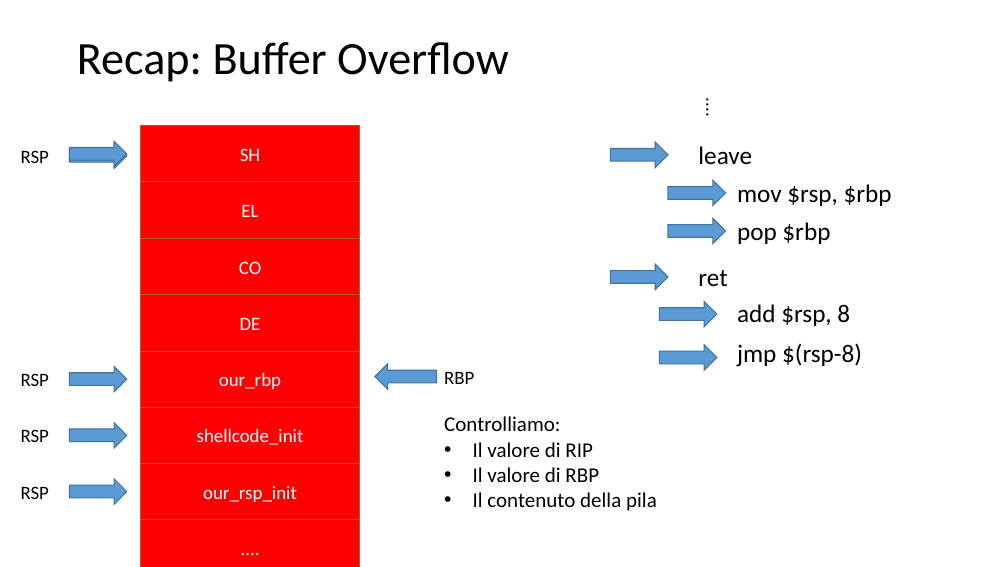
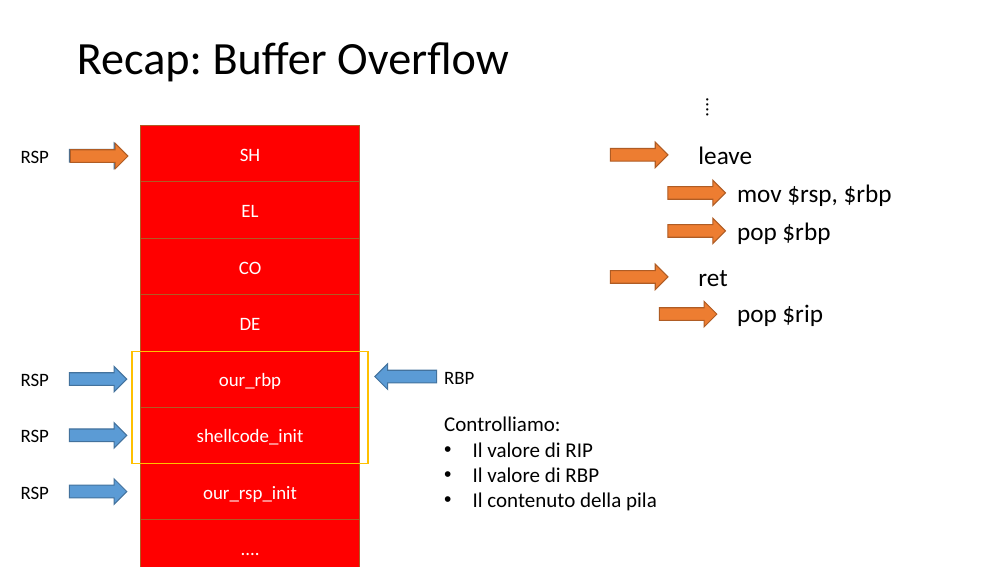
Before and after one commit to galatolofederico/rop-ret2libc, a slide deck: slide 4 of slides.pptx. Drawn at 1008x567 pixels with LibreOffice and Linux fonts; fonts in the diff are those of the drawing. Boxes give left, top, right and bottom in pixels: in the first picture for what was removed or moved away, otherwise in the second. Text is boxed around its words. In the diff, an @@ line names an element or a change of style, - is before the commit and + after.

```diff
--- a/slides.pptx
+++ b/slides.pptx
@@ fill #5B9BD5 to #ED7D31; outline #43739E 1 pt to #AF5C24 1 pt in 6 elements at [610, 142, 668, 168], [668, 180, 726, 206], [668, 219, 726, 244], [610, 265, 668, 290], [659, 302, 717, 327], [70, 144, 128, 169] @@
@@ text at [737, 304, 823, 326]: text changed @@
-add $rsp, 8
+pop $rip
@@ rectangle added at [132, 352, 368, 464], outline #FFC000 1.5 pt @@
@@ right arrow removed at [659, 345, 717, 371] @@
@@ text removed at [737, 343, 862, 367] @@
-jmp $(rsp-8)
```
Also in this commit, not shown: 3 other slides changed.
